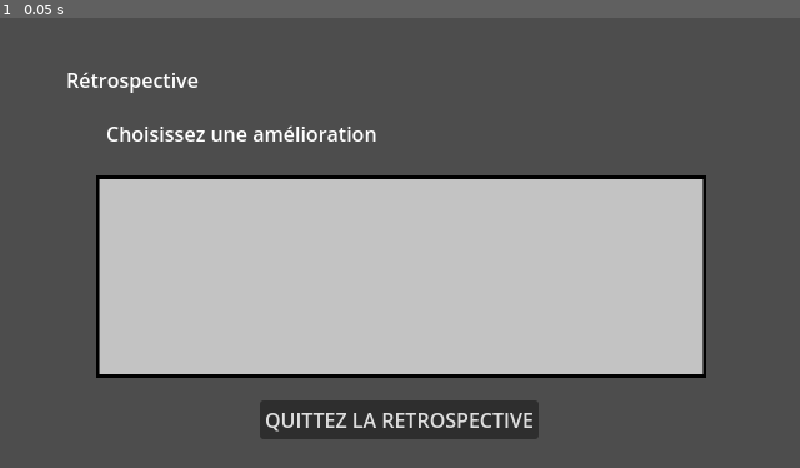
Above: before the commit, frame 1.
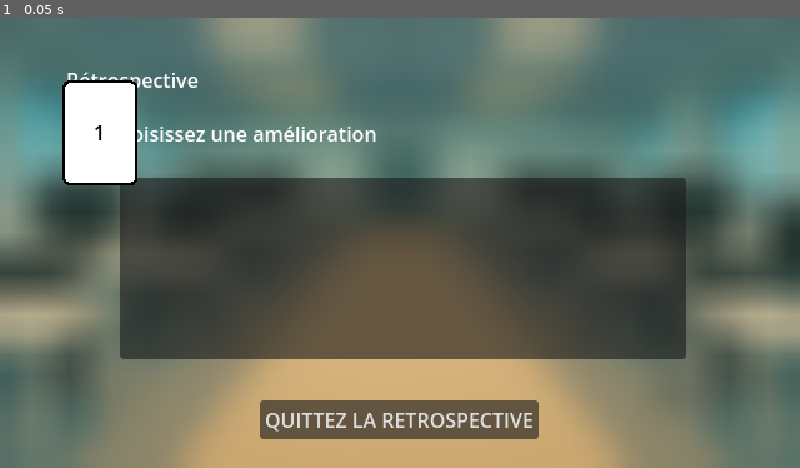
Above: after the commit, the same moment.

Repository: mattBlanchart/fibon-agile
Game: Godot game, scene res://scenes/retrospective/retrospective.tscn
The game is run twice, just before and just after one commit, with the same random seed, the same clock (stepped at 60 frames per second) and the same inputs. This scene is started directly instead of the project's main scene.
Inputs:
- Up to frame 1 (0.05 s): no input

The runs differ from the first frame. In frame 1, 94% of the frame differs, in the area x 0-100%, y 0-100%.
Error before the commit: Invalid access to property or key 'position' on a base object of type 'null instance'. (res://scenes/retrospective/amelioration_area.gd:6)

Commit message:
Ajout carte

Diff:
--- a/scenes/retrospective/amelioration_area.gd
+++ b/scenes/retrospective/amelioration_area.gd
@@ -1,5 +1,6 @@
 extends Sprite2D
 
+var carte: PackedScene = preload("res://scenes/cardui/Card.tscn")
 
 # Called when the node enters the scene tree for the first time.
 func _ready() -> void:
--- a/scenes/retrospective/retrospective.gd
+++ b/scenes/retrospective/retrospective.gd
@@ -1,14 +1,14 @@
 extends Control
 
+var carte_scene: PackedScene = preload("res://scenes/cardui/Card.tscn")
 
 # Called when the node enters the scene tree for the first time.
 func _ready() -> void:
-	pass # Replace with function body.
-
-
-# Called every frame. 'delta' is the elapsed time since the previous frame.
-func _process(delta: float) -> void:
-	pass
+	var carte = carte_scene.instantiate()
+	add_child(carte)
+	carte.position = Vector2(50,50)
+	add_child(carte)
+	add_child(carte)
 
 func _on_quit_credit_pressed() -> void:
 		print("Go to Welcome page")
--- a/scenes/retrospective/retrospective.tscn
+++ b/scenes/retrospective/retrospective.tscn
@@ -1,10 +1,8 @@
-[gd_scene load_steps=6 format=3 uid="uid://bsdby1desiutf"]
+[gd_scene load_steps=4 format=3 uid="uid://bsdby1desiutf"]
 
 [ext_resource type="Material" uid="uid://dwu6hpvrbh8ih" path="res://scenes/credits/blur.tres" id="1_4ha4f"]
 [ext_resource type="Script" uid="uid://bbay0nqhq414k" path="res://scenes/retrospective/retrospective.gd" id="1_ftwu0"]
-[ext_resource type="Texture2D" uid="uid://cdy1to7vjgwlg" path="res://assets/retrospective/rectangle.png" id="1_ps3yx"]
-[ext_resource type="Script" uid="uid://ccec6gpa6diem" path="res://scenes/retrospective/amelioration_area.gd" id="2_4ha4f"]
-[ext_resource type="PackedScene" uid="uid://bbffpx71nxsq4" path="res://scenes/cardui/card_ui.tscn" id="2_bw3bv"]
+[ext_resource type="Texture2D" uid="uid://nllvcsxp1si6" path="res://assets/main/bg.png" id="2_ftwu0"]
 
 [node name="Control" type="Control"]
 layout_mode = 3
@@ -14,6 +12,10 @@
 grow_horizontal = 2
 grow_vertical = 2
 script = ExtResource("1_ftwu0")
+
+[node name="Battleground" type="Sprite2D" parent="."]
+position = Vector2(320, 180)
+texture = ExtResource("2_ftwu0")
 
 [node name="Blur" type="ColorRect" parent="."]
 material = ExtResource("1_4ha4f")
@@ -42,29 +44,24 @@
 keep_pressed_outside = true
 text = "QUITTEZ LA RETROSPECTIVE"
 
-[node name="AmeliorationArea" type="Sprite2D" parent="."]
-position = Vector2(321, 207)
-scale = Vector2(0.53013027, 0.48134327)
-texture = ExtResource("1_ps3yx")
-script = ExtResource("2_4ha4f")
+[node name="HandPanel" type="Panel" parent="."]
+layout_mode = 1
+anchors_preset = -1
+offset_left = 96.0
+offset_top = 128.0
+offset_right = 549.0
+offset_bottom = 273.0
+size_flags_vertical = 3
 
-[node name="CardUI" parent="AmeliorationArea" instance=ExtResource("2_bw3bv")]
-offset_left = -311.24426
-offset_top = -45.705414
-offset_right = -262.64426
-offset_bottom = 22.294586
-
-[node name="CardUI2" parent="AmeliorationArea" instance=ExtResource("2_bw3bv")]
-offset_left = -75.45315
-offset_top = -43.627914
-offset_right = -26.853142
-offset_bottom = 24.372086
-
-[node name="CardUI3" parent="AmeliorationArea" instance=ExtResource("2_bw3bv")]
-offset_left = 182.97389
-offset_top = -43.627907
-offset_right = 231.5739
-offset_bottom = 24.372093
+[node name="HandArea" type="HBoxContainer" parent="HandPanel"]
+layout_mode = 1
+anchors_preset = 15
+anchor_right = 1.0
+anchor_bottom = 1.0
+grow_horizontal = 2
+grow_vertical = 2
+theme_override_constants/separation = 5
+alignment = 1
 
 [node name="Label" type="Label" parent="."]
 layout_mode = 0
